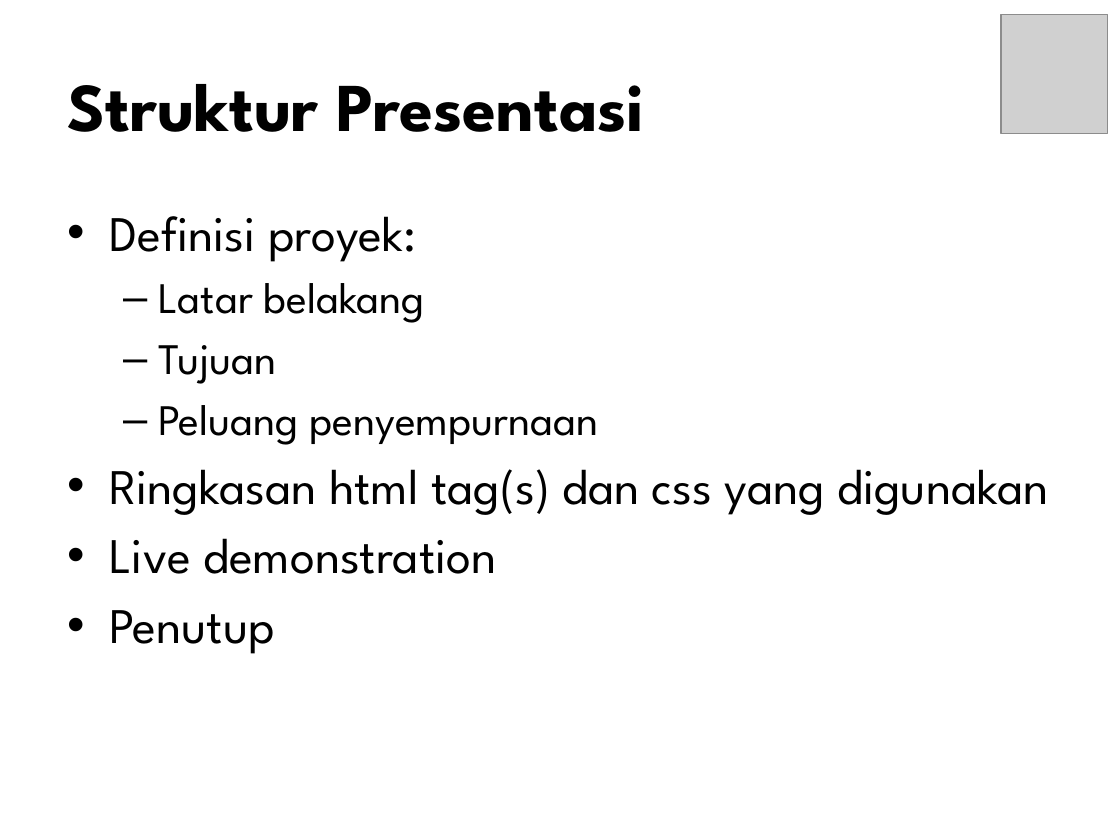
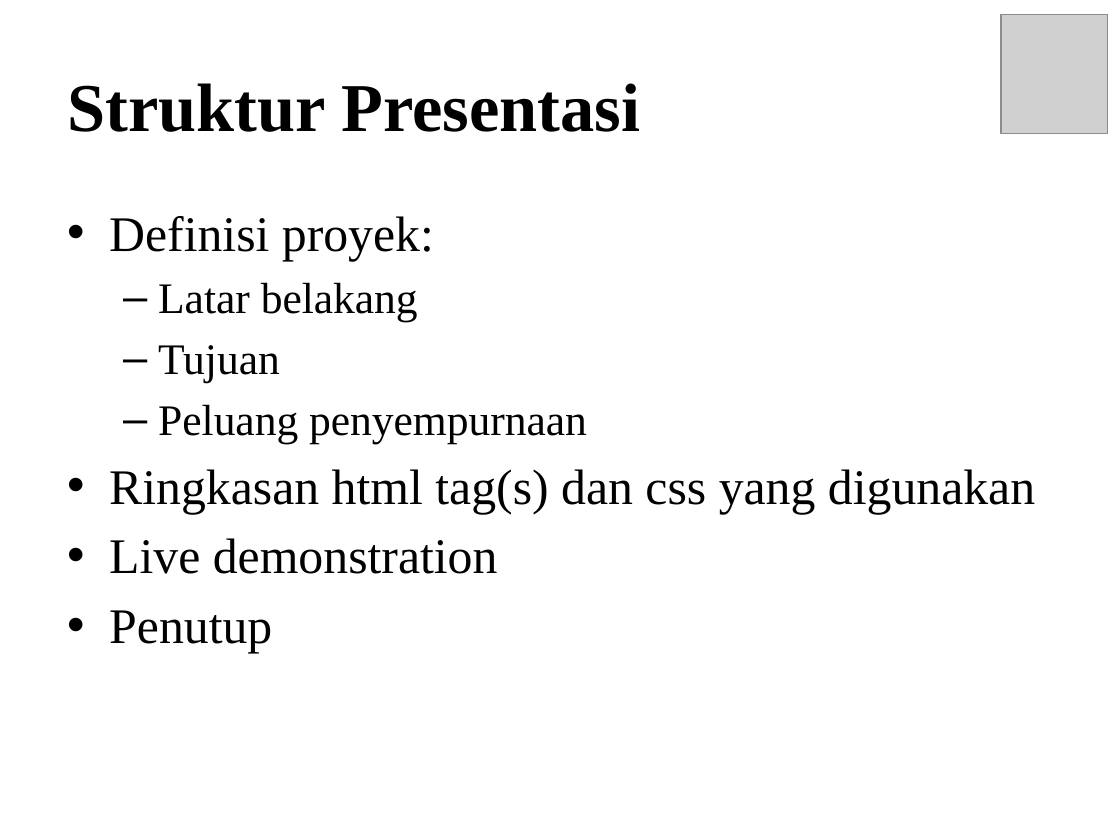
Before and after one commit to IOInspire/SGCodingMum, a slide deck: slide 2 of Titin/Power poin.pptx. Drawn at 1120x840 pixels with LibreOffice and Linux fonts; fonts in the diff are those of the drawing; grey boxes stand for pictures; background and template pictures are left out. Boxes give left, top, right and bottom in pixels: in the first picture for what was removed or moved away, otherwise in the second. Text is boxed around its words. In the diff, an @@ line names an element or a change of style, - is before the commit and + after.

```diff
--- a/Titin/Power poin.pptx
+++ b/Titin/Power poin.pptx
@@ title "Struktur Presentasi" at (67, 83, 641, 132): font League Spartan to Times New Roman @@
@@ text "Definisi proyek:" at (109, 216, 1035, 653): font League Spartan to Times New Roman @@
```
Also in this commit, not shown: 1 other slide changed, 57 other files.
